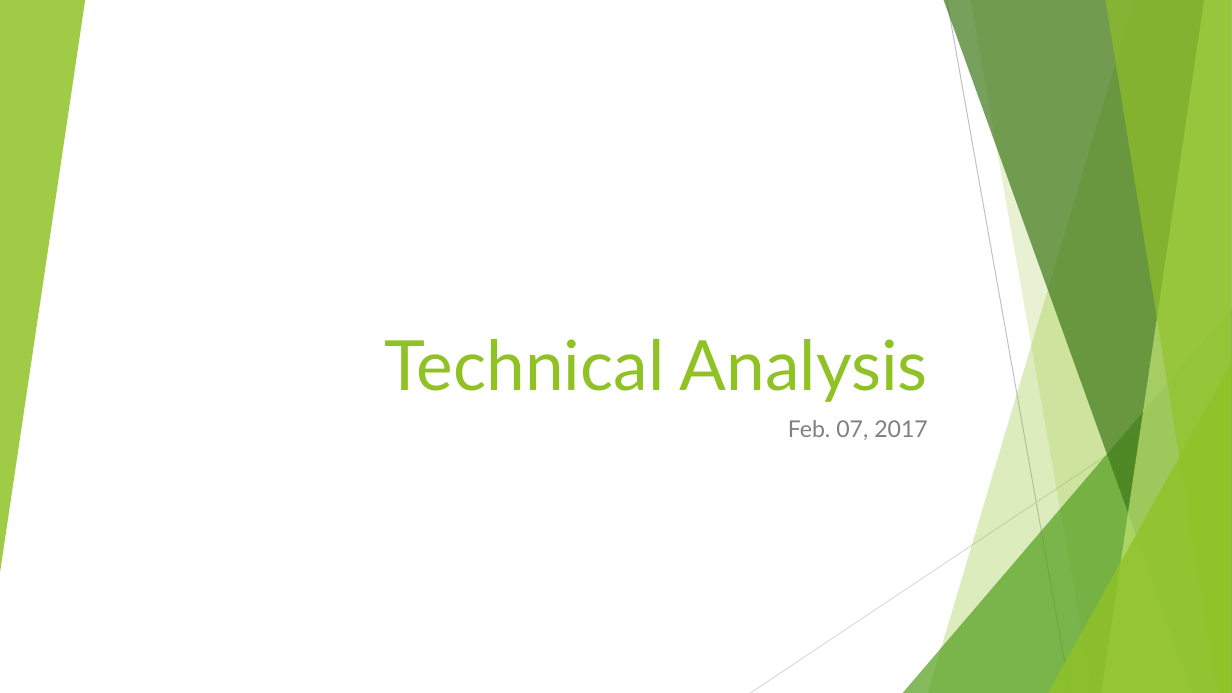
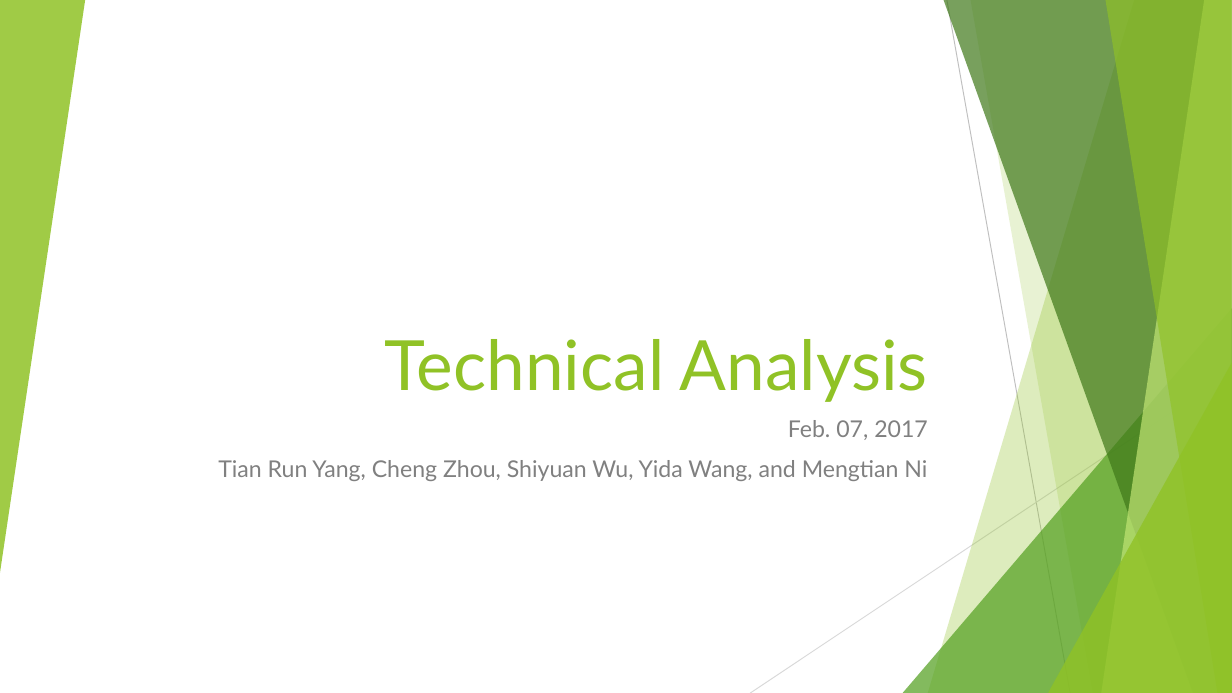
Before and after one commit to Charmendar/ComputeFinance_Presnstation, a slide deck: slide 1 of Technical Analysis-comparison.pptx. Drawn at 1232x693 pixels with LibreOffice and Linux fonts; fonts in the diff are those of the drawing. Boxes give left, top, right and bottom in pixels: in the first picture for what was removed or moved away, otherwise in the second. Text is boxed around its words. In the diff, an @@ line names an element or a change of style, - is before the commit and + after.

```diff
--- a/Technical Analysis-comparison.pptx
+++ b/Technical Analysis-comparison.pptx
@@ subtitle at <box>218,460,927,481</box>: paragraph added @@
+Tian Run Yang, Cheng Zhou, Shiyuan Wu, Yida Wang, and Mengtian Ni
```
Also in this commit, not shown: 4 other slides changed.
